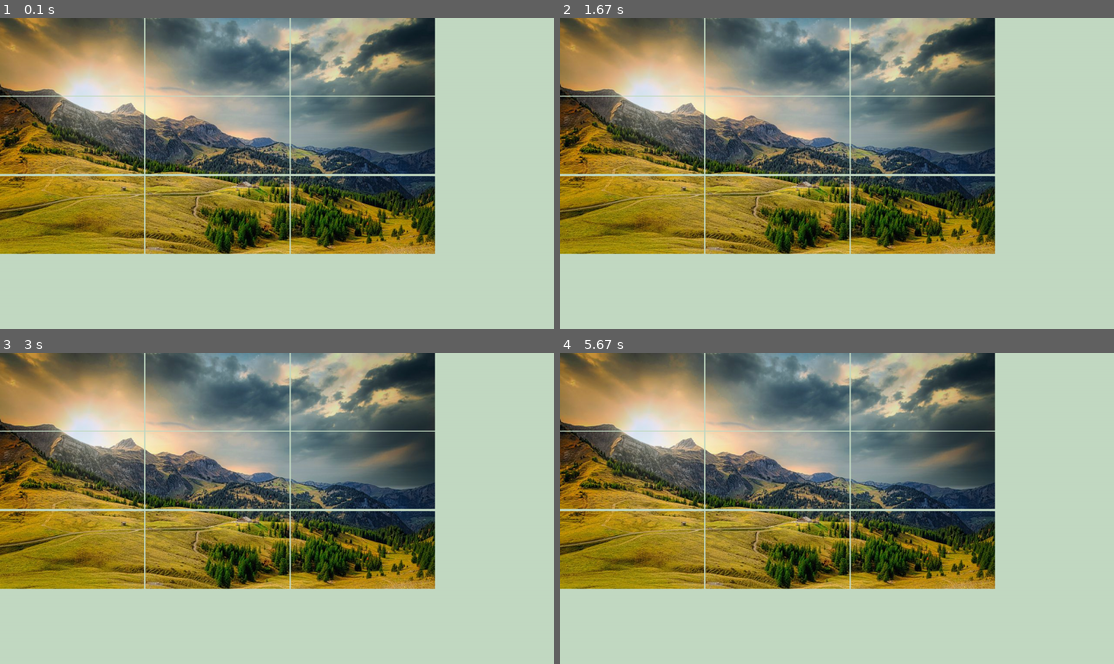
Above: before the commit, frames 1-4 (two rows, left to right).
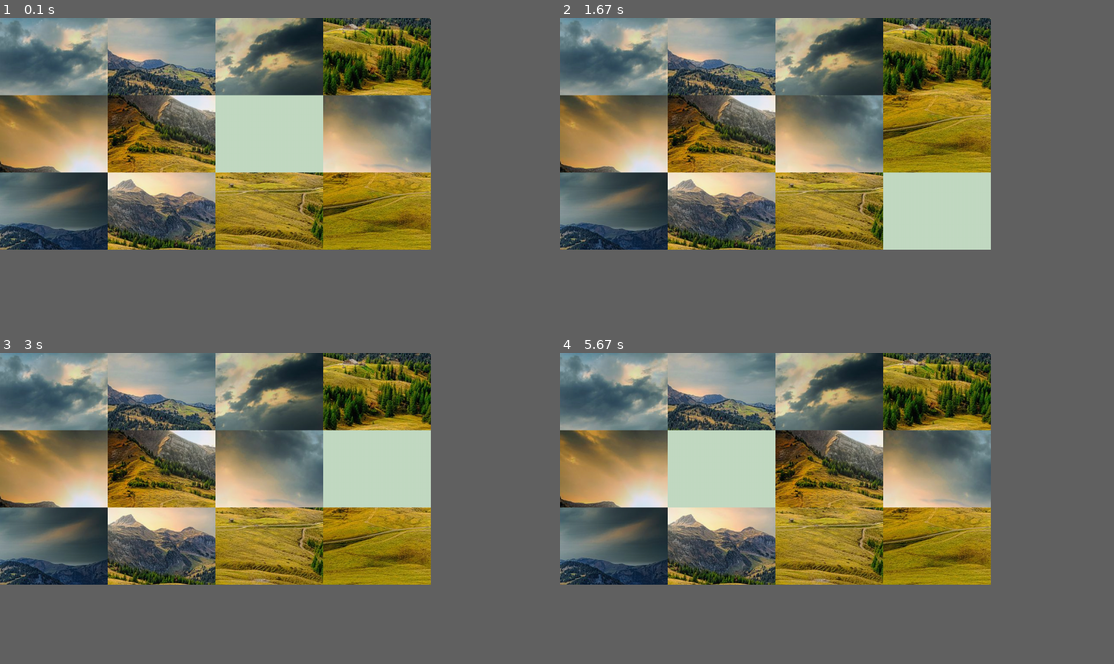
Above: after the commit, the same moments.

Repository: gitfoehn/slizzzle
Game: pygame game, started from main.py
Two runs of this game, one before a commit and one after it. Both use one fixed random seed, a clock stepped at 60 frames per second and the inputs below.
Inputs (mouse positions are in pixels of both pictures, inside the frame that each line leads up to):
- Up to frame 1 (0.1 s): no input
- Up to frame 2 (1.67 s): click (914, 126) at 0.38 s; click (670, 136) at 0.72 s; click (931, 217) at 1.05 s
- Up to frame 3 (3 s): click (326, 505) at 2.22 s; click (304, 449) at 2.55 s; click (349, 464) at 2.88 s
- Up to frame 4 (5.67 s): click (925, 514) at 3.22 s; click (892, 492) at 4.88 s; click (864, 436) at 5.22 s; click (731, 461) at 5.55 s
The window is 900x506 before the commit and 700x377 after it. Grey fills any space a smaller window leaves; there, only what the larger window draws over its background counts as a difference.

The runs differ from the first frame. In frame 1, 57% of the frame differs, in the area x 0-79%, y 0-76%; in frame 2, 58%; in frame 3, 57%; in frame 4, 57%.

Commit message:
Add feature that tiles can be swapped by clicking on them

Diff:
--- a/constants.py
+++ b/constants.py
@@ -1,5 +1,3 @@
-
-
 # Window Properties
 CAPTION = "Slizzle"
 WINDOW_WIDTH = 1280
@@ -9,8 +7,8 @@
 ICON = 'assets/logo/slizzle_icon.png'
 
 # Game Window Properties
-PUZZLE_WINDOW_WIDTH = WINDOW_WIDTH * 0.7
-PUZZLE_WINDOW_HEIGHT = WINDOW_HEIGHT * 0.7
+GAME_VIEW_RATIO = 0.7
+GAME_VIEW_RESOLUTION = [i * GAME_VIEW_RATIO for i in RESOLUTION]
 
 # Game Properties
 TILE_AMOUNT_HORIZONTAL = 3
--- a/slizzle/model/slizzle_grid.py
+++ b/slizzle/model/slizzle_grid.py
@@ -10,12 +10,39 @@
     def tiles_to_grid(self, tiles_list: list[SlizzleTile]) -> list[list[SlizzleTile]]:
         grid = []
 
-        for h in range(self.height):
+        for w in range(self.width):
             grid.append([])
-            for w in range(self.width):
-                grid[h].append(tiles_list[h * self.width + w])
+            for h in range(self.height):
+                grid[w].append(tiles_list[w * self.height + h])
 
         return grid
+
+    def try_swap(self, cell_pos: (int, int)) -> bool:
+        empty_cell = None
+        # up
+        if cell_pos[1] > 0 and not self.grid[cell_pos[0]][cell_pos[1]-1].is_visible:
+            empty_cell = tuple((cell_pos[0], cell_pos[1]-1))
+        # right
+        elif cell_pos[0] < self.width - 1 and not self.grid[cell_pos[0]+1][cell_pos[1]].is_visible:
+            empty_cell = tuple((cell_pos[0]+1, cell_pos[1]))
+        # down
+        elif cell_pos[1] < self.height - 1 and not self.grid[cell_pos[0]][cell_pos[1]+1].is_visible:
+            empty_cell = tuple((cell_pos[0], cell_pos[1]+1))
+        # left
+        elif cell_pos[0] > 0 and not self.grid[cell_pos[0]-1][cell_pos[1]].is_visible:
+            empty_cell = tuple((cell_pos[0]-1, cell_pos[1]))
+
+        else:
+            return False
+
+        self.swap(cell_pos, empty_cell)
+
+    def swap(self, cell_pos: (int, int), empty_pos: (int, int)) -> None:
+        clicked_tile = self.grid[cell_pos[0]][cell_pos[1]]
+        empty_tile = self.grid[empty_pos[0]][empty_pos[1]]
+
+        self.grid[cell_pos[0]][cell_pos[1]] = empty_tile
+        self.grid[empty_pos[0]][empty_pos[1]] = clicked_tile
 
     def check_tiles(self) -> bool:
         for h in range(self.height):
--- a/slizzle/model/slizzle_model.py
+++ b/slizzle/model/slizzle_model.py
@@ -4,14 +4,14 @@
 
 
 class SlizzleModel:
-    def __init__(self, width: int, height: int, tiles: list[SlizzleTile]):
-        self.width = width
-        self.height = height
+    def __init__(self, size: (int, int), tiles: list[SlizzleTile]):
+        self.width = size[0]
+        self.height = size[1]
         self.tiles = tiles
-        self.grid = SlizzleGrid(width, height, tiles)
+        self.grid = None
 
     def hide_last_tile(self) -> None:
-        self.tiles[len(self.tiles)].is_visible = False
+        self.tiles[len(self.tiles)-1].is_visible = False
 
     def show_all_tiles(self) -> None:
         for tile in self.tiles:
@@ -23,6 +23,10 @@
     def start_game(self) -> None:
         self.hide_last_tile()
         self.shuffle_tiles()
+        self.grid = SlizzleGrid(self.width, self.height, self.tiles)
+
+    def grid_swap(self, clicked_cell_pos: (int, int)) -> bool:
+        return self.grid.try_swap(clicked_cell_pos)
 
     def game_end(self) -> None:
         self.show_all_tiles()
--- a/slizzle/model/slizzle_tile.py
+++ b/slizzle/model/slizzle_tile.py
@@ -1,8 +1,8 @@
 class SlizzleTile:
-    def __init__(self, image, position: (int, int), is_visible: bool):
+    def __init__(self, image, position: (int, int)):
         self.image = image
         self.position = position
-        self.is_visible = is_visible
+        self.is_visible = True
 
     def toggle_visibility(self) -> None:
         self.is_visible = not self.is_visible
--- a/slizzle/pygame_view.py
+++ b/slizzle/pygame_view.py
@@ -5,13 +5,13 @@
 from slizzle.model.slizzle_model import SlizzleModel
 from slizzle.model.slizzle_tile import SlizzleTile
 from slizzle.model.slizzle_grid import SlizzleGrid
-from constants import RESOLUTION, CAPTION, CAMBRIDGE_BLUE, ICON
+from constants import RESOLUTION, GAME_VIEW_RESOLUTION, CAPTION, CAMBRIDGE_BLUE, ICON
 
 
 class View:
-    def __init__(self, model: SlizzleModel):
+    def __init__(self, model: SlizzleModel, resolution: (int, int)):
         self.model = model
-        self.game_view = pygame.display.set_mode(RESOLUTION)
+        self.display = pygame.display.set_mode(resolution)
 
         pygame.init()
         pygame.display.set_caption(CAPTION)
@@ -20,27 +20,23 @@
         pygame.display.set_icon(icon)
 
     def show_game_view(self):
-        self.game_view.fill(CAMBRIDGE_BLUE)
-
-        while True:
-            for event in pygame.event.get():
-                if event.type == pygame.QUIT:
-                    sys.exit()
-            self.update_grid()
+        self.display.fill(CAMBRIDGE_BLUE)
+        self.update_grid()
 
     def update_grid(self):
         grid = self.model.grid
         for x in range(len(grid.grid)):
             for y in range(len(grid.grid[x])):
                 tile = grid.grid[x][y]
-                self.draw_tile(tile, (x*tile.image.get_width() + x*3, y*tile.image.get_height() + y*3))
+                if tile.is_visible:
+                    self.draw_tile(tile, (x*tile.image.get_width(), y*tile.image.get_height()))
         pygame.display.flip()
 
     def draw_tile(self, tile: SlizzleTile, pos: (int, int)):
         image = tile.image
         tile = pygame.Rect(image.get_rect())
 
-        self.game_view.blit(image, pos)
+        self.display.blit(image, pos)
 
     def show_grid(self, grid: SlizzleGrid):
         pass
--- a/slizzle/slizzle_controller.py
+++ b/slizzle/slizzle_controller.py
@@ -1,3 +1,6 @@
+import sys
+
+import pygame
 from PIL import Image
 
 from slizzle.model.slizzle_model import SlizzleModel
@@ -12,32 +15,67 @@
         self.model = None
         self.view = None
 
+        self.puzzle_resolution = (4, 3)  # (width, height)
+
     def load_image(self, image_url: str) -> None:
         self.image = Image.open(image_url)
+        self.crop_image()
 
-    def slice_image(self, tile_amount_horizontal: int, tile_amount_vertical: int) -> list:
+    def crop_image(self) -> None:
+        width, height = self.image.size
+        width -= (width % self.puzzle_resolution[0])
+        height -= (height % self.puzzle_resolution[1])
+        self.image = self.image.crop((0, 0, width, height))
+
+    def slice_image(self, tile_amount: (int, int)) -> list:
         img_width, img_height = self.image.size
 
         # Calculate Tile dimensions
-        tile_width = img_width / tile_amount_horizontal
-        tile_height = img_height / tile_amount_vertical
+        tile_width = img_width / tile_amount[0]
+        tile_height = img_height / tile_amount[1]
         tiles = []
 
-        for w in range(tile_amount_horizontal):
-            for h in range(tile_amount_vertical):
+        for w in range(tile_amount[0]):
+            for h in range(tile_amount[1]):
                 # TODO Crop to optimal size
                 pil_img = self.image.crop((w * tile_width, h * tile_height, (w + 1) * tile_width, (h + 1) * tile_height))
                 img = convert_to_pygame_surface(pil_img)
-                tile = SlizzleTile(img, (w, h), True)
+                tile = SlizzleTile(img, (w, h))
                 tiles.append(tile)
 
         return tiles
 
     def start_game(self) -> None:
         self.load_image('assets/bregenzerwald.jpg')
-        tiles = self.slice_image(3, 3)
+        tiles = self.slice_image(self.puzzle_resolution)
 
-        self.model = SlizzleModel(3, 3, tiles)
-        self.view = View(self.model)
+        self.model = SlizzleModel(self.puzzle_resolution, tiles)
+        self.view = View(self.model, self.image.size)
 
-        self.view.show_game_view()
+        self.model.start_game()
+        self.game_loop()
+
+    def game_loop(self):
+        while True:
+            for event in pygame.event.get():
+                if event.type == pygame.QUIT:
+                    sys.exit()
+                if event.type == pygame.MOUSEBUTTONDOWN and event.button == 1:
+                    pos = pygame.mouse.get_pos()
+                    cell = self.get_puzzle_coord_from_pos(pos)
+                    print(f'Left Mouse Button was clicked at location {pos} and grid cell {cell}')
+                    # For all Recs check if mouse pos during click is colliding with Rec
+                    # try to move tile
+                    self.model.grid_swap(cell)
+
+            self.view.show_game_view()
+
+    def get_puzzle_coord_from_pos(self, pos: (int, int)) -> (int, int):
+        puzzle_view_size = self.image.size
+        # tile.w = view.w / puzzle_res.w
+        tile_size = tuple((puzzle_view_size[0] / self.puzzle_resolution[0], puzzle_view_size[1] / self.puzzle_resolution[1]))
+        # pos.x % tile.w
+        x = int(pos[0] // tile_size[0])
+        y = int(pos[1] // tile_size[1])
+
+        return tuple((x, y))
